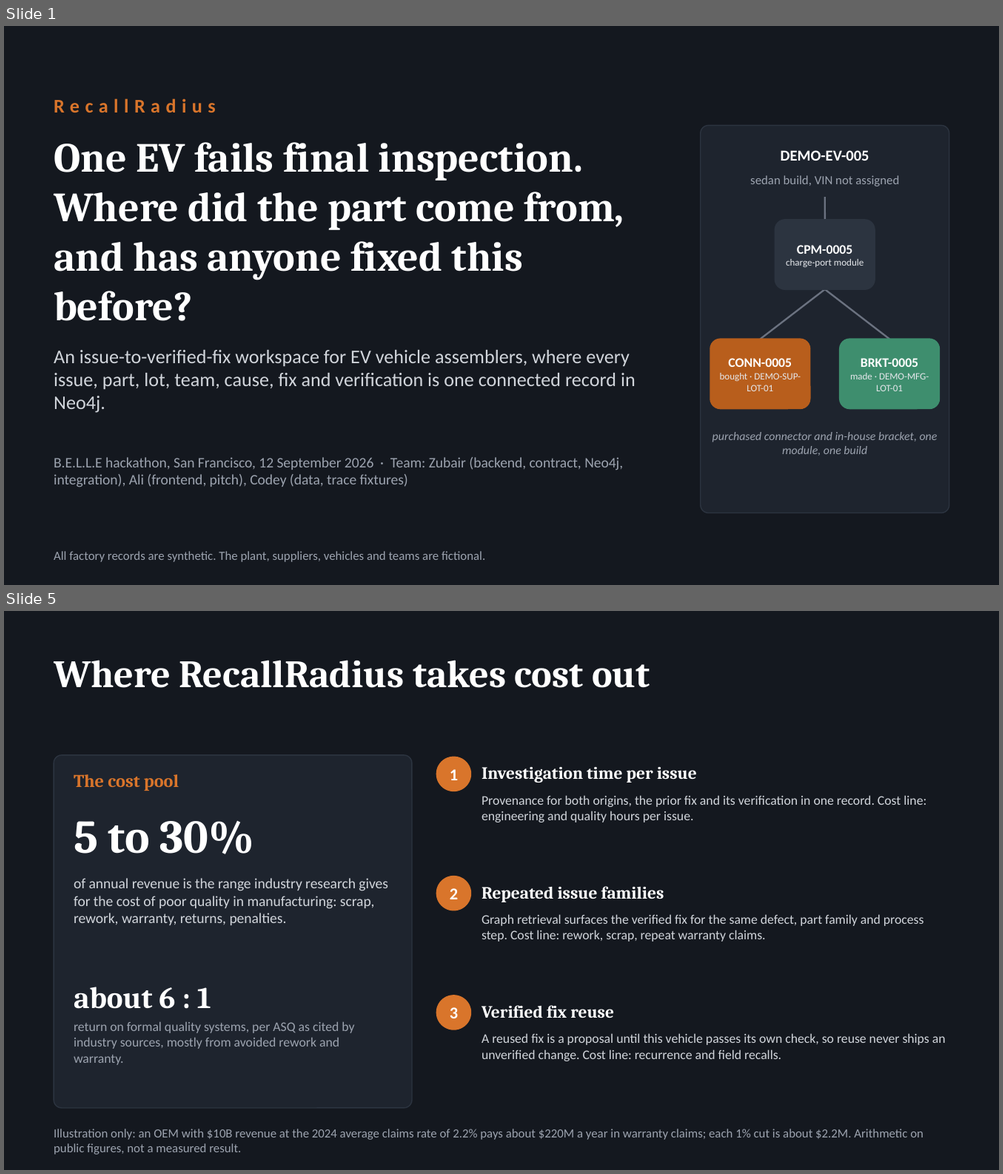
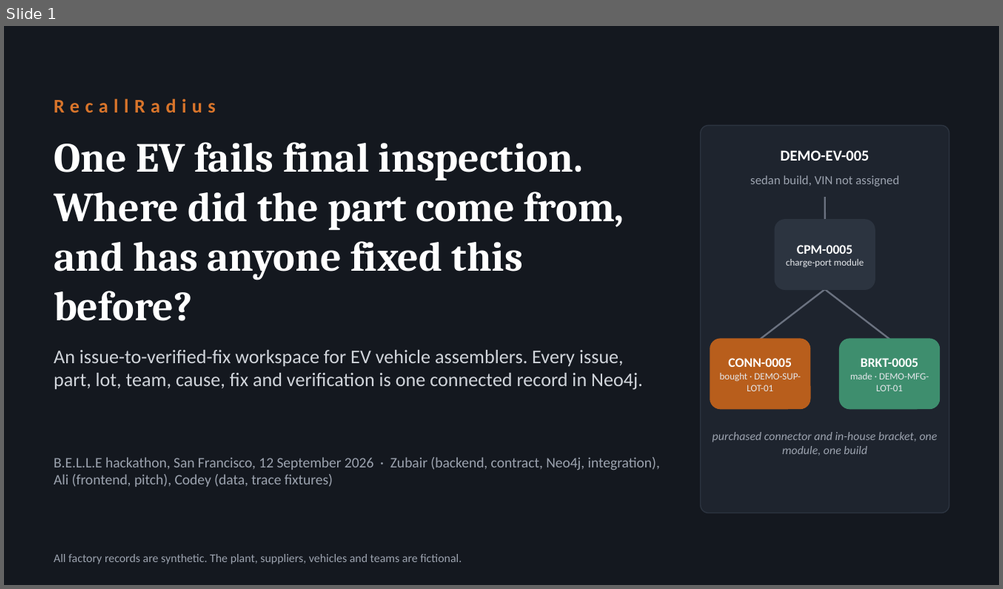
Before and after one commit to zubair480/belle-hackathon, a slide deck: docs/pitch/RecallRadius_Judge_Deck.pptx. Shown one above the other, each under a label of ours: slides 1 and 5 before the commit, slide 1 after it; the slides between them are not shown. The pictures are 1003x1174 and 1003x589 pixels, drawn with LibreOffice and Linux fonts; fonts in the diff are those of the drawing. Boxes give left, top, right and bottom in pixels: in the first picture for what was removed or moved away, otherwise in the second. Text is boxed around its words. In the diff, an @@ line names an element or a change of style, - is before the commit and + after.

```diff
--- a/docs/pitch/RecallRadius_Judge_Deck.pptx
+++ b/docs/pitch/RecallRadius_Judge_Deck.pptx
@@ slide 5 removed at [4, 611, 999, 1170], background #14181F @@
@@ text removed at [54, 660, 649, 688] @@
-Where RecallRadius takes cost out
@@ rounded rectangle removed at [54, 755, 412, 1108] @@
@@ ellipse removed at [437, 758, 470, 791] @@
@@ text removed at [74, 775, 179, 791] @@
-The cost pool
@@ text removed at [449, 769, 458, 780] @@
-1
@@ text removed at [481, 767, 697, 783] @@
-Investigation time per issue
@@ text removed at [481, 795, 926, 823] @@
-Provenance for both origins, the prior fix and its verification in one record. Cost line: engineering and quality hours per issue.
@@ text removed at [74, 821, 255, 854] @@
-5 to 30%
@@ ellipse removed at [437, 877, 470, 911] @@
@@ text removed at [74, 878, 388, 925] @@
-of annual revenue is the range industry research gives for the cost of poor quality in manufacturing: scrap, rework, warranty, returns, penalties.
@@ text removed at [449, 889, 458, 900] @@
-2
@@ text removed at [481, 886, 664, 903] @@
-Repeated issue families
@@ text removed at [481, 914, 924, 942] @@
-Graph retrieval surfaces the verified fix for the same defect, part family and process step. Cost line: rework, scrap, repeat warranty claims.
@@ text removed at [74, 987, 211, 1009] @@
-about 6 : 1
@@ ellipse removed at [437, 996, 470, 1030] @@
@@ text removed at [449, 1008, 458, 1019] @@
-3
@@ text removed at [481, 1005, 614, 1018] @@
-Verified fix reuse
@@ text removed at [74, 1022, 354, 1065] @@
-return on formal quality systems, per ASQ as cited by industry sources, mostly from avoided rework and warranty.
@@ text removed at [481, 1034, 945, 1062] @@
-A reused fix is a proposal until this vehicle passes its own check, so reuse never ships an unverified change. Cost line: recurrence and field recalls.
@@ text removed at [54, 1129, 923, 1155] @@
-Illustration only: an OEM with $10B revenue at the 2024 average claims rate of 2.2% pays about $220M a year in warranty claims; each 1% cut is about $2.2M. Arithmetic on public figures, not a measured result.
@@ slide 1 changed as well @@
@@ text at [54, 350, 643, 390]: text changed @@
-An issue-to-verified-fix workspace for EV vehicle assemblers, where every issue, part, lot, team, cause, fix and verification is one connected record in Neo4j.
+An issue-to-verified-fix workspace for EV vehicle assemblers. Every issue, part, lot, team, cause, fix and verification is one connected record in Neo4j.
@@ text at [54, 457, 660, 487]: text changed @@
-B.E.L.L.E hackathon, San Francisco, 12 September 2026 · Team: Zubair (backend, contract, Neo4j, integration), Ali (frontend, pitch), Codey (data, trace fixtures)
+B.E.L.L.E hackathon, San Francisco, 12 September 2026 · Zubair (backend, contract, Neo4j, integration), Ali (frontend, pitch), Codey (data, trace fixtures)
@@ text "All factory records are synthetic. ..." at [54, 554, 461, 565]: size 9 to 8.5 pt @@
```
Also in this commit, not shown: 2 other slides changed, 1 slide added, 6 other slides removed, 12 other files.
